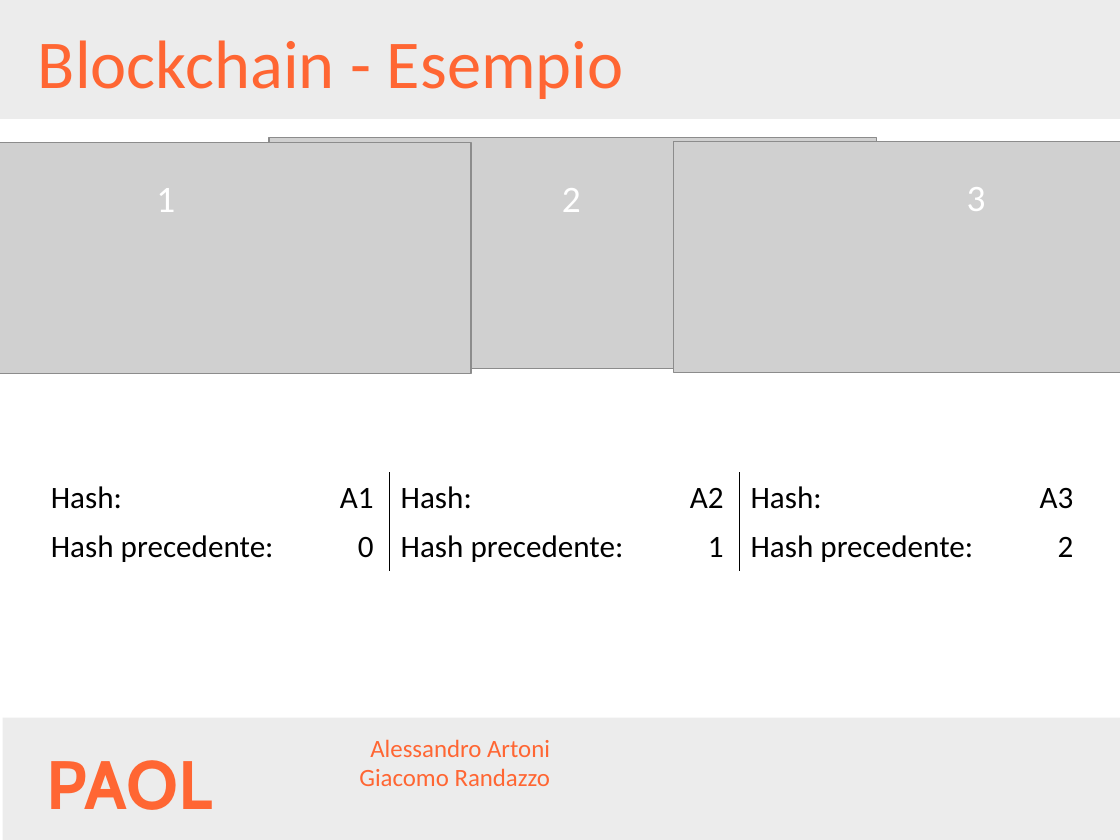
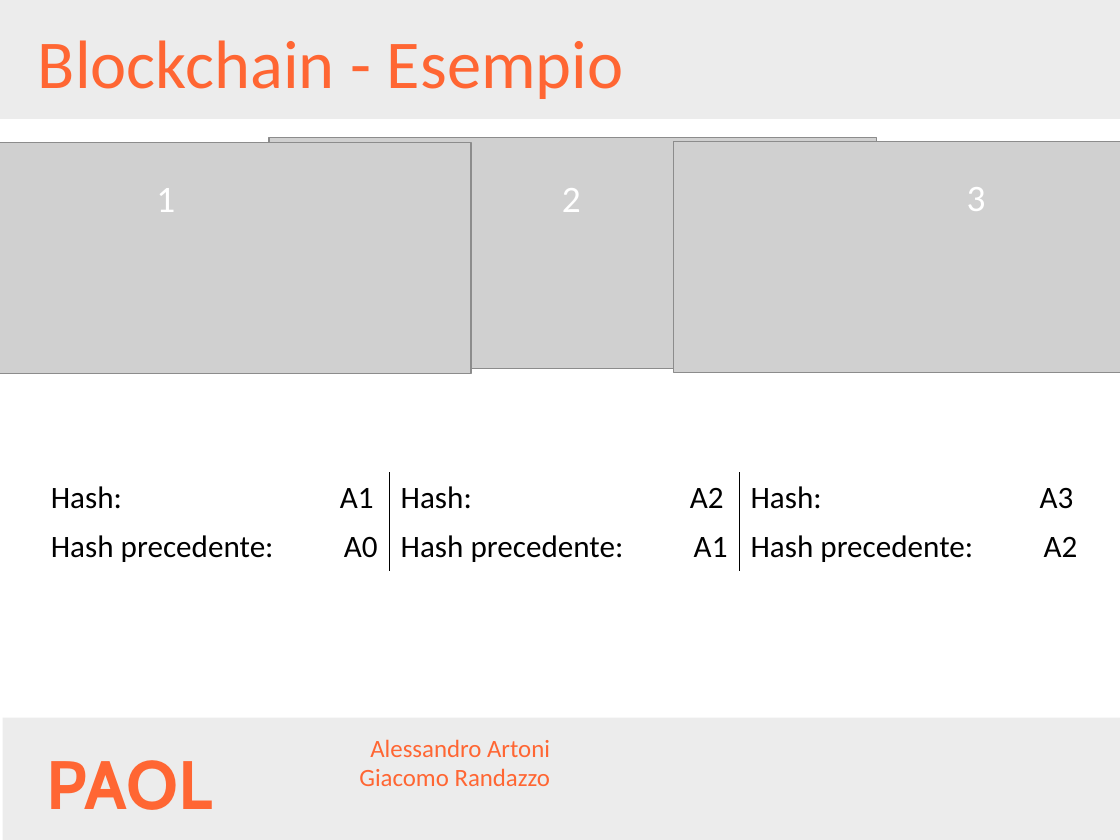
Before and after one commit to AlessandroArtoni/blockchainAndCriptocurrencies, a slide deck: slide 21 of Presentazione.pptx (slide 20 before the commit). Drawn at 1120x840 pixels with LibreOffice and Linux fonts; fonts in the diff are those of the drawing; grey boxes stand for pictures; background and template pictures are left out. Boxes give left, top, right and bottom in pixels: in the first picture for what was removed or moved away, otherwise in the second. Text is boxed around its words. In the diff, an @@ line names an element or a change of style, - is before the commit and + after.

```diff
--- a/Presentazione.pptx
+++ b/Presentazione.pptx
@@ table at <box>39,473,1088,570</box> @@
-row 2: Hash precedente: 0 | Hash precedente: 1 | Hash precedente: 2
+row 2: Hash precedente: A0 | Hash precedente: A1 | Hash precedente: A2
```
Also in this commit, not shown: 3 other slides changed, 4 slides added, 1 slide removed, 8 other files.
